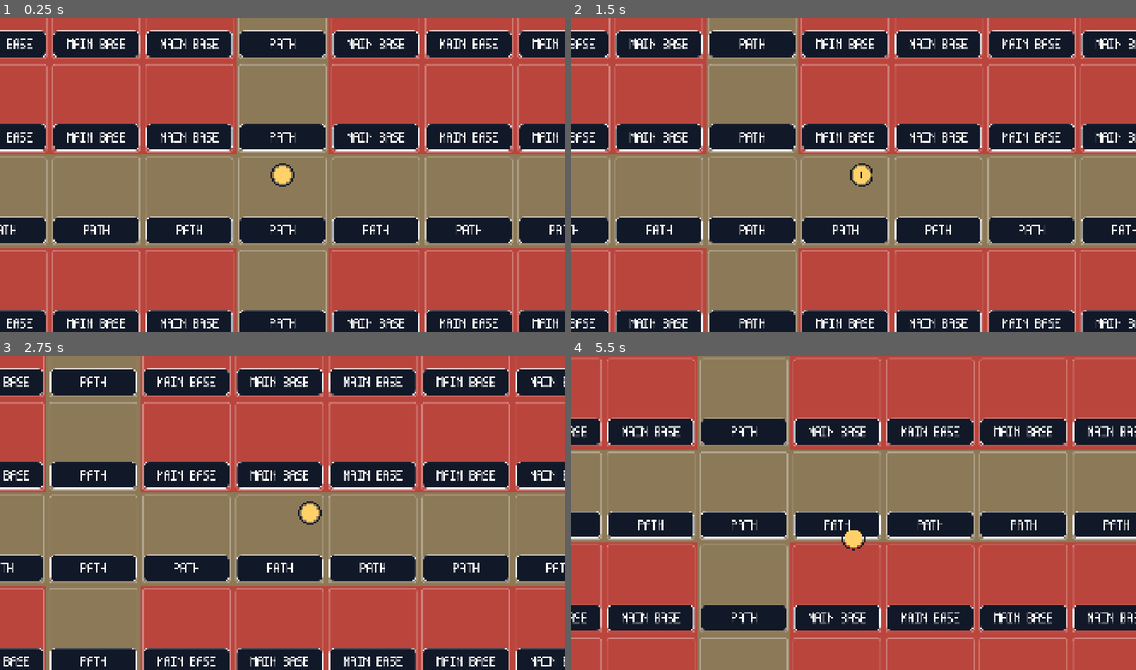
Above: before the commit, frames 1-4 (two rows, left to right).
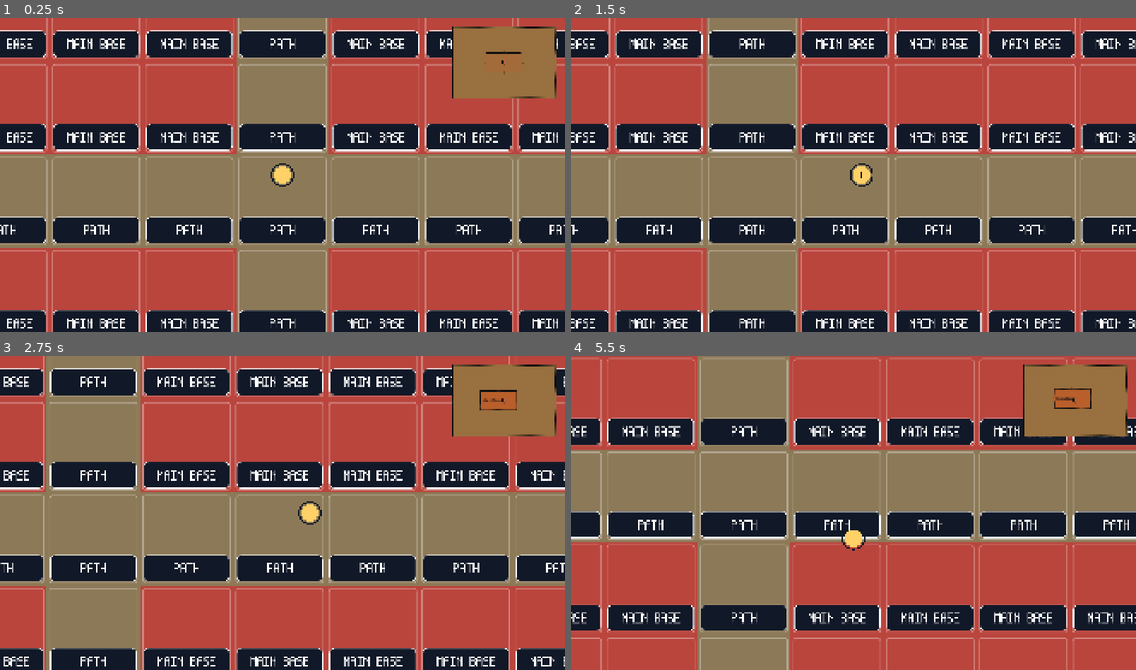
Above: after the commit, the same moments.

Repository: sebastiannovia/Light-Collector
Game: Godot game, scene res://MapLayoutTemplate.tscn
The game is run twice, just before and just after one commit, with the same random seed, the same clock (stepped at 60 frames per second) and the same inputs.
Inputs (mouse positions are in pixels of both pictures, inside the frame that each line leads up to):
- Up to frame 1 (0.25 s): no input
- Up to frame 2 (1.5 s): tap Enter at 0.5 s; move the mouse to (977, 159) at 0.52 s; hold Right (ui_right) 0.53-1.25 s; tap M at 0.6 s; click (977, 159) at 0.67 s; drag from (740, 190) to (825, 237) at 1.27 s
- Up to frame 3 (2.75 s): move the mouse to (339, 443) at 2.02 s; hold Right (ui_right) from 2.03 s (still down); tap Enter at 2.1 s; click (339, 443) at 2.17 s; tap M at 2.3 s
- Up to frame 4 (5.5 s): release Right (ui_right) at 2.75 s; drag from (825, 575) to (684, 465) at 2.77 s; move the mouse to (1023, 560) at 3.52 s; hold Left (ui_left) 3.53-4.25 s; hold Shift 3.53-4.25 s; click (1023, 560) at 3.67 s; tap M at 3.8, 5.3 s; drag from (684, 465) to (768, 434) at 4.27 s; move the mouse to (881, 513) at 5.02 s; hold Down (ui_down) from 5.03 s (still down); hold Alt from 5.03 s (still down); click (881, 513) at 5.17 s

The runs differ from the first frame. In frame 1, 4.2% of the frame differs, in the area x 80-99%, y 2-26%; in frame 2, nothing differs; in frame 3, 4.2%; in frame 4, 4.2%.

Commit message:
Add configurable hand-drawn minimap

Diff:
--- a/MapLayoutTemplate.tscn
+++ b/MapLayoutTemplate.tscn
@@ -12,6 +12,7 @@
 [node name="Main Base" type="Node2D" parent="MapAreas" unique_id=1493176552 groups=["map_areas"]]
 script = ExtResource("1_area")
 area_label = "Main Base"
+minimap_color = Color(0.9798991, 0.23298451, 0, 1)
 path_north = true
 path_east = true
 path_south = true
@@ -33,6 +34,7 @@
 position = Vector2(-3840, 0)
 script = ExtResource("1_area")
 area_label = "Forest"
+minimap_color = Color(0.5137255, 0.76862746, 0, 1)
 path_north = true
 path_east = true
 path_south = true
@@ -54,6 +56,7 @@
 position = Vector2(3840, 0)
 script = ExtResource("1_area")
 area_label = "Forest"
+minimap_color = Color(0.5137255, 0.76862746, 0, 1)
 path_east = true
 path_south = true
 path_west = true
@@ -74,6 +77,7 @@
 position = Vector2(7680, 0)
 script = ExtResource("1_area")
 area_label = "Cave 2 Entry"
+minimap_color = Color(0.5173793, 0.52360475, 0.5552469, 1)
 path_east = true
 path_west = true
 
@@ -93,6 +97,7 @@
 position = Vector2(11520, 0)
 script = ExtResource("1_area")
 area_label = "Cave 2_1"
+minimap_color = Color(0.5176471, 0.5254902, 0.5568628, 1)
 path_north = true
 path_east = true
 path_west = true
@@ -113,6 +118,7 @@
 position = Vector2(15360, 0)
 script = ExtResource("1_area")
 area_label = "Cave 2_4"
+minimap_color = Color(0.5176471, 0.5254902, 0.5568628, 1)
 path_west = true
 
 [node name="GroundArt" type="TileMapLayer" parent="MapAreas/Cave 2_4" unique_id=1141644942]
@@ -131,6 +137,7 @@
 position = Vector2(11520, -2160)
 script = ExtResource("1_area")
 area_label = "Cave 2_2"
+minimap_color = Color(0.5176471, 0.5254902, 0.5568628, 1)
 path_south = true
 path_west = true
 
@@ -150,6 +157,7 @@
 position = Vector2(7680, -2160)
 script = ExtResource("1_area")
 area_label = "Cave 2_3"
+minimap_color = Color(0.5176471, 0.5254902, 0.5568628, 1)
 path_east = true
 path_south = true
 path_west = true
@@ -170,6 +178,7 @@
 position = Vector2(-7680, -4320)
 script = ExtResource("1_area")
 area_label = "Cave 2_3"
+minimap_color = Color(0.5176471, 0.5254902, 0.5568628, 1)
 path_north = true
 path_south = true
 
@@ -188,7 +197,8 @@
 [node name="Cave 3_2" type="Node2D" parent="MapAreas" unique_id=288952 groups=["map_areas"]]
 position = Vector2(-7680, -6480)
 script = ExtResource("1_area")
-area_label = "Cave 2_3"
+area_label = "Cave 3_2"
+minimap_color = Color(0.5176471, 0.5254902, 0.5568628, 1)
 path_south = true
 
 [node name="GroundArt" type="TileMapLayer" parent="MapAreas/Cave 3_2" unique_id=741906695]
@@ -207,6 +217,7 @@
 position = Vector2(0, -2160)
 script = ExtResource("1_area")
 area_label = "Forest"
+minimap_color = Color(0.5137255, 0.76862746, 0, 1)
 path_north = true
 path_east = true
 path_south = true
@@ -228,6 +239,7 @@
 position = Vector2(3840, -2160)
 script = ExtResource("1_area")
 area_label = "Resin"
+minimap_color = Color(0.70962167, 0.54073066, 0.09971144, 1)
 path_north = true
 path_east = true
 path_south = true
@@ -249,6 +261,7 @@
 position = Vector2(-3840, -2160)
 script = ExtResource("1_area")
 area_label = "Forest"
+minimap_color = Color(0.5137255, 0.76862746, 0, 1)
 path_north = true
 path_east = true
 path_south = true
@@ -270,6 +283,7 @@
 position = Vector2(0, 4320)
 script = ExtResource("1_area")
 area_label = "Bridge"
+minimap_color = null
 path_north = true
 path_east = true
 path_south = true
@@ -290,7 +304,8 @@
 [node name="Flower" type="Node2D" parent="MapAreas" unique_id=1283482967 groups=["map_areas"]]
 position = Vector2(0, 6480)
 script = ExtResource("1_area")
-area_label = "Bridge"
+area_label = "Flower"
+minimap_color = null
 path_north = true
 path_east = true
 path_south = true
@@ -311,7 +326,8 @@
 [node name="Flower2" type="Node2D" parent="MapAreas" unique_id=1234828215 groups=["map_areas"]]
 position = Vector2(3840, 6480)
 script = ExtResource("1_area")
-area_label = "Bridge"
+area_label = "Flower"
+minimap_color = null
 path_north = true
 path_east = true
 path_south = true
@@ -332,8 +348,9 @@
 [node name="Settlement1" type="Node2D" parent="MapAreas" unique_id=1269689560 groups=["map_areas"]]
 position = Vector2(7680, 5400)
 script = ExtResource("1_area")
-area_label = "Bridge"
+area_label = "Settlement"
 area_size = Vector2(7680, 4320)
+minimap_color = null
 path_west = true
 
 [node name="GroundArt" type="TileMapLayer" parent="MapAreas/Settlement1" unique_id=1361338019]
@@ -353,6 +370,7 @@
 script = ExtResource("1_area")
 area_label = "Boss Cave"
 area_size = Vector2(11520, 6480)
+minimap_color = null
 path_south = true
 south_path_tiles = Array[int]([7, 37])
 
@@ -372,6 +390,7 @@
 position = Vector2(-11520, -2160)
 script = ExtResource("1_area")
 area_label = "Forest"
+minimap_color = Color(0.5137255, 0.76862746, 0, 1)
 path_north = true
 path_east = true
 path_south = true
@@ -393,6 +412,7 @@
 position = Vector2(-11520, 0)
 script = ExtResource("1_area")
 area_label = "Start"
+minimap_color = null
 path_east = true
 path_west = true
 
@@ -412,6 +432,7 @@
 position = Vector2(-7680, -2160)
 script = ExtResource("1_area")
 area_label = "Waterfall"
+minimap_color = null
 path_north = true
 path_east = true
 path_south = true
@@ -433,6 +454,7 @@
 position = Vector2(-7680, 0)
 script = ExtResource("1_area")
 area_label = "River"
+minimap_color = null
 path_north = true
 path_east = true
 path_south = true
@@ -454,6 +476,7 @@
 position = Vector2(-7680, 2160)
 script = ExtResource("1_area")
 area_label = "River"
+minimap_color = null
 path_north = true
 path_east = true
 path_south = true
@@ -475,6 +498,7 @@
 script = ExtResource("1_area")
 area_label = "Lake"
 area_size = Vector2(11520, 2160)
+minimap_color = null
 path_north = true
 north_path_tiles = Array[int]([7, 37])
 path_east = true
@@ -496,6 +520,7 @@
 [node name="Player" type="Node2D" parent="." unique_id=1542991356]
 position = Vector2(1920, 1080)
 script = ExtResource("2_player")
+minimap_map_scale = 0.4
 
 [node name="Camera2D" type="Camera2D" parent="Player" unique_id=1267991270]
 zoom = Vector2(1.25, 1.25)
--- a/map_area.gd
+++ b/map_area.gd
@@ -11,6 +11,9 @@
 	set(value):
 		area_size = Vector2(maxf(value.x, 1.0), maxf(value.y, 1.0))
 		_redraw_layout()
+
+@export_group("Minimap")
+@export var minimap_color := Color("95702cff")
 
 @export var grid_step := 256.0:
 	set(value):
--- /dev/null
+++ b/minimap_control.gd
@@ -0,0 +1,369 @@
+extends Control
+class_name HandDrawnMinimap
+
+var map_player: Node2D
+var panel_size := Vector2(360.0, 250.0)
+var map_scale: float = 1.0
+var padding := 16.0
+var room_gap := 7.0
+var line_width := 2.0
+var line_wobble := 1.4
+var reveal_duration := 0.8
+var show_area_names := true
+var show_unknown_paths := true
+var paper_color := Color("99703fff")
+var ink_color := Color("0f0f0fff")
+var current_color := Color("b25f42")
+var handwritten_font: Font
+
+var _areas: Array[MapArea] = []
+var _discovered: Dictionary = {}
+var _reveal_progress: Dictionary = {}
+var _bounds := Rect2()
+var _screen_scale := 1.0
+var _screen_origin := Vector2.ZERO
+var _clip_rect := Rect2()
+
+func configure(owner: Node2D, settings: Dictionary) -> void:
+	map_player = owner
+	panel_size = settings.get("panel_size", panel_size)
+	map_scale = settings.get("map_scale", map_scale)
+	padding = settings.get("padding", padding)
+	room_gap = settings.get("room_gap", room_gap)
+	line_width = settings.get("line_width", line_width)
+	line_wobble = settings.get("line_wobble", line_wobble)
+	reveal_duration = settings.get("reveal_duration", reveal_duration)
+	show_area_names = settings.get("show_area_names", show_area_names)
+	show_unknown_paths = settings.get("show_unknown_paths", show_unknown_paths)
+	paper_color = settings.get("paper_color", paper_color)
+	ink_color = settings.get("ink_color", ink_color)
+	current_color = settings.get("current_color", current_color)
+	handwritten_font = settings.get("handwritten_font", handwritten_font)
+	_custom_place(settings.get("corner", 1), settings.get("offset", Vector2(28.0, 28.0)))
+	mouse_filter = Control.MOUSE_FILTER_IGNORE
+	_refresh_areas()
+	if map_player and map_player.has_signal("area_changed"):
+		map_player.connect("area_changed", _on_area_changed)
+	var starting_area := map_player.get("current_area") as MapArea if map_player else null
+	if starting_area:
+		_on_area_changed(starting_area)
+	queue_redraw()
+
+func _custom_place(corner: int, margin: Vector2) -> void:
+	custom_minimum_size = panel_size
+	size = panel_size
+	var horizontal_right := corner == 1 or corner == 3
+	var vertical_bottom := corner == 2 or corner == 3
+	anchor_left = 1.0 if horizontal_right else 0.0
+	anchor_right = anchor_left
+	anchor_top = 1.0 if vertical_bottom else 0.0
+	anchor_bottom = anchor_top
+	if horizontal_right:
+		offset_left = -panel_size.x - margin.x
+		offset_right = -margin.x
+	else:
+		offset_left = margin.x
+		offset_right = margin.x + panel_size.x
+	if vertical_bottom:
+		offset_top = -panel_size.y - margin.y
+		offset_bottom = -margin.y
+	else:
+		offset_top = margin.y
+		offset_bottom = margin.y + panel_size.y
+
+func _refresh_areas() -> void:
+	_areas.clear()
+	for node in get_tree().get_nodes_in_group("map_areas"):
+		var area := node as MapArea
+		if area:
+			_areas.append(area)
+	if _areas.is_empty():
+		_bounds = Rect2()
+		return
+	_bounds = Rect2(_areas[0].global_position, _areas[0].area_size)
+	for index in range(1, _areas.size()):
+		_bounds = _bounds.merge(Rect2(_areas[index].global_position, _areas[index].area_size))
+
+func _on_area_changed(area: MapArea) -> void:
+	if not is_instance_valid(area):
+		return
+	var area_id := area.get_instance_id()
+	if _discovered.has(area_id):
+		queue_redraw()
+		return
+	_discovered[area_id] = area
+	_reveal_progress[area_id] = 0.0
+	var tween := create_tween()
+	tween.tween_method(Callable(self, "_set_reveal_progress").bind(area_id), 0.0, 1.0, reveal_duration)
+	queue_redraw()
+
+func _set_reveal_progress(value: float, area_id: int) -> void:
+	_reveal_progress[area_id] = value
+	queue_redraw()
+
+func _process(_delta: float) -> void:
+	if map_player and is_visible_in_tree():
+		queue_redraw()
+
+func _draw() -> void:
+	if _areas.is_empty():
+		_refresh_areas()
+	if _areas.is_empty():
+		return
+	_draw_paper()
+	_update_transform()
+	_draw_connections()
+	_draw_rooms()
+	_draw_player_marker()
+
+func _draw_paper() -> void:
+	draw_rect(Rect2(Vector2.ZERO, panel_size), paper_color)
+	var border := _wobbly_rect(Rect2(Vector2(3, 3), panel_size - Vector2(6, 6)), 8182, 1.4)
+	draw_polyline(border, ink_color, 1.8, true)
+	var inner_border := _wobbly_rect(Rect2(Vector2(7, 7), panel_size - Vector2(14, 14)), 6147, 0.65)
+	draw_polyline(inner_border, Color(ink_color, 0.35), 1.0, true)
+
+func _update_transform() -> void:
+	var content_size := panel_size - Vector2(padding * 2.0, padding * 2.0)
+	_clip_rect = Rect2(Vector2(padding, padding), content_size)
+	if content_size.x <= 0.0 or content_size.y <= 0.0 or _bounds.size.x <= 0.0 or _bounds.size.y <= 0.0:
+		_screen_scale = 1.0
+		_screen_origin = Vector2(padding, padding)
+		return
+	var active := map_player.get("current_area") as MapArea if map_player else null
+	var focus_size := active.area_size if active else _bounds.size
+	var focus_point := map_player.global_position if map_player else _bounds.get_center()
+	if focus_size.x <= 0.0 or focus_size.y <= 0.0:
+		focus_size = _bounds.size
+	_screen_scale = minf(content_size.x / focus_size.x, content_size.y / focus_size.y) * map_scale
+	_screen_origin = _clip_rect.get_center() - focus_point * _screen_scale
+
+func _world_to_screen(world_position: Vector2) -> Vector2:
+	return _screen_origin + world_position * _screen_scale
+
+func _map_rect(area: MapArea) -> Rect2:
+	var raw_rect := Rect2(_world_to_screen(area.global_position), area.area_size * _screen_scale)
+	var inset := minf(room_gap * 0.5, minf(raw_rect.size.x, raw_rect.size.y) * 0.2)
+	return raw_rect.grow(-inset)
+
+func _draw_rooms() -> void:
+	for area in _areas:
+		var area_id := area.get_instance_id()
+		if not _discovered.has(area_id):
+			continue
+		var progress: float = _reveal_progress.get(area_id, 1.0)
+		var room_rect := _map_rect(area)
+		var outline := _wobbly_rect(room_rect, hash(str(area.get_path())), line_wobble)
+		var fill := area.minimap_color
+		fill.a *= 0.32 * progress
+		var clipped_outline := _clip_polygon(outline, _clip_rect)
+		if clipped_outline.size() >= 3:
+			draw_colored_polygon(clipped_outline, fill)
+		_draw_partial_line(outline, progress, ink_color, line_width)
+		var second_line := _wobbly_rect(room_rect.grow(-1.0), hash(str(area.get_path())) + 743, line_wobble * 0.55)
+		_draw_partial_line(second_line, progress * 0.82, Color(ink_color, 0.42), maxf(1.0, line_width * 0.55))
+		if show_area_names and progress >= 0.75 and _clip_rect.encloses(room_rect) and room_rect.size.x > 30.0 and room_rect.size.y > 17.0:
+			var font := handwritten_font if handwritten_font else ThemeDB.fallback_font
+			if font:
+				var font_size := clampi(roundi(room_rect.size.y * 0.28), 8, 13)
+				draw_string(font, room_rect.position + Vector2(4, room_rect.size.y * 0.58), area.area_label, HORIZONTAL_ALIGNMENT_LEFT, room_rect.size.x - 8, font_size, ink_color)
+
+func _draw_connections() -> void:
+	var drawn_connections: Dictionary = {}
+	for area in _areas:
+		var area_id := area.get_instance_id()
+		if not _discovered.has(area_id):
+			continue
+		for side in ["north", "east", "south", "west"]:
+			for center in area.get_pathway_centers(side):
+				var neighbor := _neighbor_for_path(area, side, center)
+				if not neighbor:
+					continue
+				var neighbor_id := neighbor.get_instance_id()
+				var axis := "horizontal" if side == "north" or side == "south" else "vertical"
+				var connection_key := "%d:%d:%s:%d" % [mini(area_id, neighbor_id), maxi(area_id, neighbor_id), axis, roundi(center * 100.0)]
+				if drawn_connections.has(connection_key):
+					continue
+				drawn_connections[connection_key] = true
+				var other_side := _opposite_side(side)
+				var matched_center := false
+				for other_center in neighbor.get_pathway_centers(other_side):
+					if is_equal_approx(center, other_center):
+						matched_center = true
+						break
+				if not matched_center:
+					continue
+				var from := _edge_point(area, side, center)
+				var to := _edge_point(neighbor, other_side, center)
+				var known := _discovered.has(neighbor_id)
+				if not known and not show_unknown_paths:
+					continue
+				var progress := 1.0 if known else 0.48
+				var seed := hash(connection_key)
+				_draw_hand_path(from, to, progress, seed)
+
+func _neighbor_for_path(area: MapArea, side: String, center: float) -> MapArea:
+	var probe := Vector2.ZERO
+	match side:
+		"north":
+			probe = Vector2(center, area.global_position.y - 1.0)
+		"east":
+			probe = Vector2(area.global_position.x + area.area_size.x + 1.0, center)
+		"south":
+			probe = Vector2(center, area.global_position.y + area.area_size.y + 1.0)
+		"west":
+			probe = Vector2(area.global_position.x - 1.0, center)
+	for candidate in _areas:
+		if candidate != area and Rect2(candidate.global_position, candidate.area_size).has_point(probe):
+			return candidate
+	return null
+
+func _opposite_side(side: String) -> String:
+	match side:
+		"north": return "south"
+		"east": return "west"
+		"south": return "north"
+		"west": return "east"
+	return ""
+
+func _edge_point(area: MapArea, side: String, center: float) -> Vector2:
+	var rect := _map_rect(area)
+	match side:
+		"north": return Vector2(_world_to_screen(Vector2(center, area.global_position.y)).x, rect.position.y)
+		"east": return Vector2(rect.end.x, _world_to_screen(Vector2(area.global_position.x, center)).y)
+		"south": return Vector2(_world_to_screen(Vector2(center, area.global_position.y + area.area_size.y)).x, rect.end.y)
+		"west": return Vector2(rect.position.x, _world_to_screen(Vector2(area.global_position.x, center)).y)
+	return rect.get_center()
+
+func _draw_hand_path(from: Vector2, to: Vector2, progress: float, seed_value: int) -> void:
+	var rng := RandomNumberGenerator.new()
+	rng.seed = seed_value
+	var direction := to - from
+	var normal := Vector2(-direction.y, direction.x).normalized()
+	var points := PackedVector2Array([from])
+	for index in range(1, 5):
+		var fraction := float(index) / 5.0
+		var jitter := rng.randf_range(-line_wobble, line_wobble)
+		points.append(from.lerp(to, fraction) + normal * jitter)
+	points.append(to)
+	var light_ink := Color(ink_color, 0.52)
+	_draw_partial_line(points, progress, light_ink, line_width * 2.2)
+	_draw_partial_line(points, progress, ink_color, maxf(1.0, line_width * 0.72))
+
+func _wobbly_rect(rect: Rect2, seed_value: int, amount: float) -> PackedVector2Array:
+	var rng := RandomNumberGenerator.new()
+	rng.seed = seed_value
+	var points := PackedVector2Array()
+	var top_left := rect.position
+	var top_right := Vector2(rect.end.x, rect.position.y)
+	var bottom_right := rect.end
+	var bottom_left := Vector2(rect.position.x, rect.end.y)
+	var corners := [top_left, top_right, bottom_right, bottom_left]
+	for side_index in range(4):
+		var start: Vector2 = corners[side_index]
+		var finish: Vector2 = corners[(side_index + 1) % 4]
+		var edge := finish - start
+		var normal := Vector2(-edge.y, edge.x).normalized()
+		for step in range(4):
+			var fraction := float(step) / 4.0
+			var jitter := rng.randf_range(-amount, amount) if step > 0 else 0.0
+			points.append(start.lerp(finish, fraction) + normal * jitter)
+	points.append(top_left)
+	return points
+
+func _draw_partial_line(points: PackedVector2Array, progress: float, color: Color, width: float) -> void:
+	if points.size() < 2 or progress <= 0.0:
+		return
+	var lengths := PackedFloat32Array()
+	var total_length := 0.0
+	for index in range(points.size() - 1):
+		var segment_length := points[index].distance_to(points[index + 1])
+		lengths.append(segment_length)
+		total_length += segment_length
+	var remaining := total_length * progress
+	var visible := PackedVector2Array([points[0]])
+	for index in range(lengths.size()):
+		var segment_length := lengths[index]
+		if remaining >= segment_length:
+			visible.append(points[index + 1])
+			remaining -= segment_length
+		else:
+			if segment_length > 0.0:
+				visible.append(points[index].lerp(points[index + 1], remaining / segment_length))
+			break
+	if visible.size() > 1:
+		for index in range(visible.size() - 1):
+			var clipped := _clip_segment(visible[index], visible[index + 1], _clip_rect)
+			if clipped.size() == 2:
+				draw_line(clipped[0], clipped[1], color, width, true)
+
+func _clip_polygon(source: PackedVector2Array, rect: Rect2) -> PackedVector2Array:
+	var points: Array[Vector2] = []
+	for point in source:
+		points.append(point)
+	for edge in range(4):
+		if points.is_empty():
+			break
+		var output: Array[Vector2] = []
+		var previous: Vector2 = points[-1]
+		for current in points:
+			var previous_inside := _inside_clip_edge(previous, rect, edge)
+			var current_inside := _inside_clip_edge(current, rect, edge)
+			if current_inside != previous_inside:
+				output.append(_clip_edge_intersection(previous, current, rect, edge))
+			if current_inside:
+				output.append(current)
+			previous = current
+		points = output
+	var result := PackedVector2Array()
+	for point in points:
+		result.append(point)
+	return result
+
+func _inside_clip_edge(point: Vector2, rect: Rect2, edge: int) -> bool:
+	match edge:
+		0: return point.x >= rect.position.x
+		1: return point.x <= rect.end.x
+		2: return point.y >= rect.position.y
+		_: return point.y <= rect.end.y
+
+func _clip_edge_intersection(from: Vector2, to: Vector2, rect: Rect2, edge: int) -> Vector2:
+	if edge < 2:
+		var x := rect.position.x if edge == 0 else rect.end.x
+		var t := (x - from.x) / (to.x - from.x) if not is_equal_approx(from.x, to.x) else 0.0
+		return Vector2(x, lerpf(from.y, to.y, t))
+	var y := rect.position.y if edge == 2 else rect.end.y
+	var t := (y - from.y) / (to.y - from.y) if not is_equal_approx(from.y, to.y) else 0.0
+	return Vector2(lerpf(from.x, to.x, t), y)
+
+func _clip_segment(from: Vector2, to: Vector2, rect: Rect2) -> PackedVector2Array:
+	var delta := to - from
+	var t0 := 0.0
+	var t1 := 1.0
+	var p := [-delta.x, delta.x, -delta.y, delta.y]
+	var q := [from.x - rect.position.x, rect.end.x - from.x, from.y - rect.position.y, rect.end.y - from.y]
+	for index in range(4):
+		if is_zero_approx(p[index]):
+			if q[index] < 0.0:
+				return PackedVector2Array()
+			continue
+		var ratio: float = q[index] / p[index]
+		if p[index] < 0.0:
+			t0 = maxf(t0, ratio)
+		else:
+			t1 = minf(t1, ratio)
+		if t0 > t1:
+			return PackedVector2Array()
+	return PackedVector2Array([from + delta * t0, from + delta * t1])
+
+func _draw_player_marker() -> void:
+	if not map_player:
+		return
+	var current_area := map_player.get("current_area") as MapArea
+	if not current_area or not _discovered.has(current_area.get_instance_id()):
+		return
+	var point := _world_to_screen(map_player.global_position)
+	if not _clip_rect.has_point(point):
+		return
+	draw_circle(point, 5.0, current_color)
+	draw_arc(point, 7.5, 0.0, TAU, 24, ink_color, 1.4, true)
--- a/template_player.gd
+++ b/template_player.gd
@@ -1,19 +1,42 @@
 extends Node2D
+
+signal area_changed(area: MapArea)
+
+const MINIMAP_SCRIPT = preload("res://minimap_control.gd")
 
 @export var move_speed := 420.0
 @export var transition_duration := 0.25
 
+@export_group("Minimap")
+@export var minimap_enabled := true
+@export_enum("Top Left", "Top Right", "Bottom Left", "Bottom Right") var minimap_corner := 1
+@export var minimap_offset := Vector2(28.0, 28.0)
+@export var minimap_panel_size := Vector2(360.0, 250.0)
+@export_range(0.4, 3.0, 0.01) var minimap_map_scale := 1.0
+@export_range(4.0, 36.0, 1.0) var minimap_padding := 16.0
+@export_range(0.0, 24.0, 1.0) var minimap_room_gap := 7.0
+@export_range(0.5, 6.0, 0.1) var minimap_line_width := 2.0
+@export_range(0.0, 5.0, 0.1) var minimap_line_wobble := 1.4
+@export_range(0.1, 3.0, 0.1) var minimap_reveal_duration := 0.8
+@export var minimap_show_area_names := true
+@export var minimap_show_unknown_paths := true
+@export var minimap_handwritten_font: Font
+
 @onready var camera: Camera2D = $Camera2D
 @onready var fade: ColorRect = get_node("../TransitionOverlay/Fade")
 
 var current_area: MapArea
 var transitioning := false
+var minimap_view: Control
 
 func _ready() -> void:
+	add_to_group("map_player")
 	current_area = _area_at(global_position)
 	if current_area:
 		_set_active_area(current_area)
 		_set_camera_bounds(current_area)
+	if minimap_enabled:
+		call_deferred("_create_minimap")
 
 func _process(delta: float) -> void:
 	if transitioning or not current_area:
@@ -51,6 +74,10 @@
 
 	global_position = destination
 	queue_redraw()
+
+func _unhandled_input(event: InputEvent) -> void:
+	if event is InputEventKey and event.pressed and not event.echo and event.keycode == KEY_M and minimap_view:
+		minimap_view.visible = not minimap_view.visible
 
 func _area_at(point: Vector2) -> MapArea:
 	for node in get_tree().get_nodes_in_group("map_areas"):
@@ -115,7 +142,32 @@
 	var open_tween := create_tween()
 	open_tween.tween_property(fade, "modulate:a", 0.0, transition_duration)
 	await open_tween.finished
+	area_changed.emit(next_area)
 	transitioning = false
+
+func _create_minimap() -> void:
+	var canvas := CanvasLayer.new()
+	canvas.name = "HandDrawnMinimapLayer"
+	canvas.layer = 5
+	get_parent().add_child(canvas)
+	minimap_view = Control.new()
+	minimap_view.name = "HandDrawnMinimap"
+	minimap_view.set_script(MINIMAP_SCRIPT)
+	canvas.add_child(minimap_view)
+	minimap_view.call("configure", self, {
+		"corner": minimap_corner,
+		"offset": minimap_offset,
+		"panel_size": minimap_panel_size,
+		"map_scale": minimap_map_scale,
+		"padding": minimap_padding,
+		"room_gap": minimap_room_gap,
+		"line_width": minimap_line_width,
+		"line_wobble": minimap_line_wobble,
+		"reveal_duration": minimap_reveal_duration,
+		"show_area_names": minimap_show_area_names,
+		"show_unknown_paths": minimap_show_unknown_paths,
+		"handwritten_font": minimap_handwritten_font,
+	})
 
 func _entry_position(area: MapArea, exit_direction: String, crossing_point: Vector2) -> Vector2:
 	match exit_direction:
Not shown, added: minimap_control.gd.uid
Not shown, changed: MAP_LAYOUT_GUIDE.md
